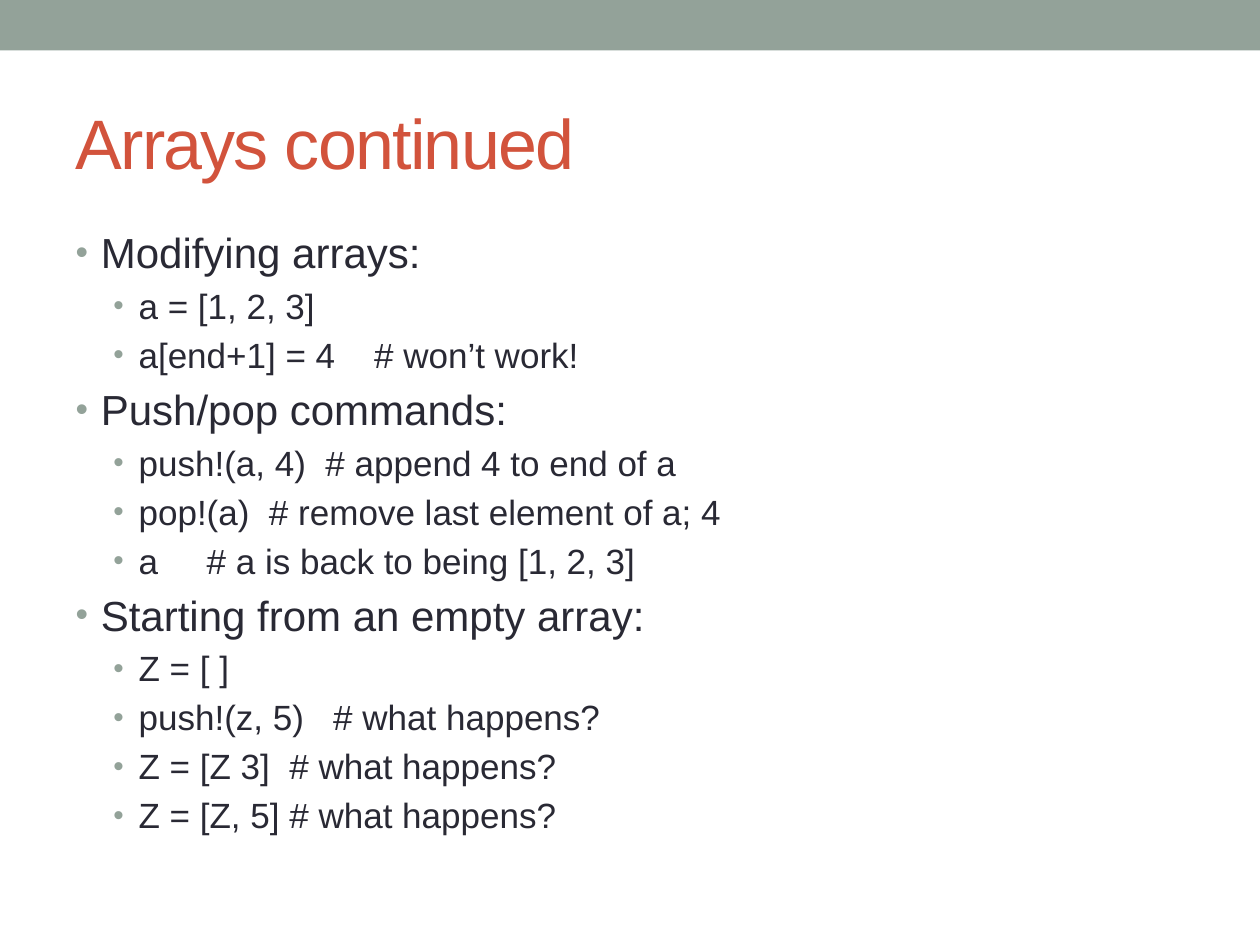
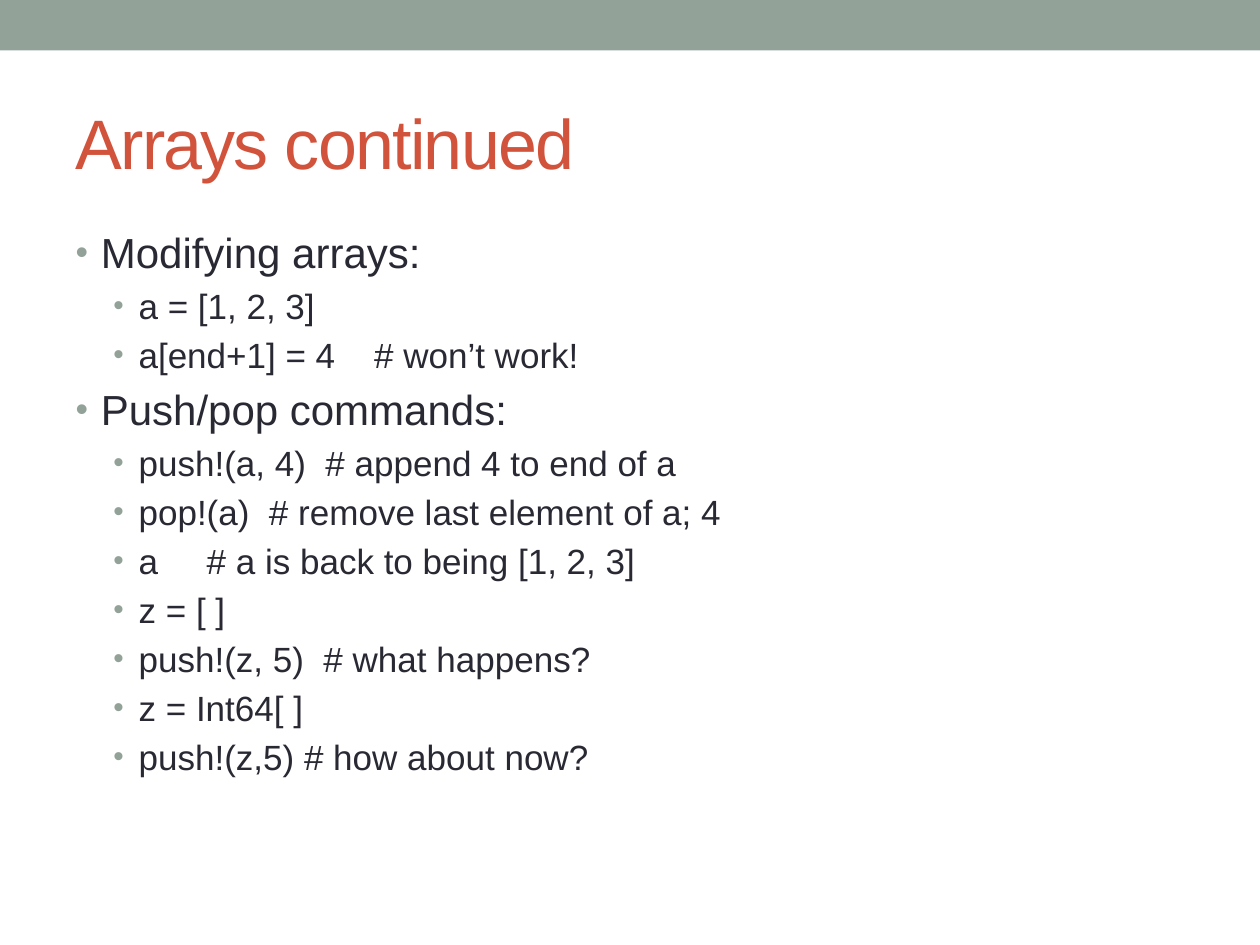
Before and after one commit to IainNZ/ORSoftwareTools2014, a slide deck: slide 10 of Modelling/LPModeling.pptx. Drawn at 1260x945 pixels with LibreOffice and Linux fonts; fonts in the diff are those of the drawing. Boxes give left, top, right and bottom in pixels: in the first picture for what was removed or moved away, otherwise in the second. Text is boxed around its words. In the diff, an @@ line names an element or a change of style, - is before the commit and + after.

```diff
--- a/Modelling/LPModeling.pptx
+++ b/Modelling/LPModeling.pptx
@@ text at bbox=[139, 604, 157, 623]: text changed; size 24 to 20 pt @@
-• Starting from an empty array:
-  • Z = [ ]
+  • z = [ ]
@@ text at bbox=[139, 695, 589, 776]: text changed @@
-  • Z = [Z 3] # what happens?
-  • Z = [Z, 5] # what happens?
+  • z = Int64[ ]
+  • push!(z,5) # how about now?
```
Also in this commit, not shown: 6 other slides changed.
